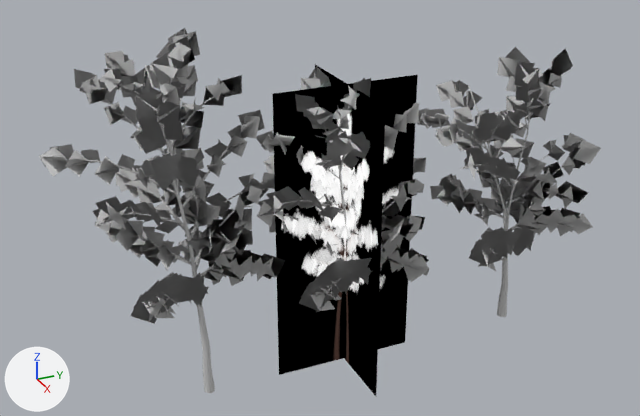
A saved change to the Blender file GameLabGame/Assets/Models/Trees.blend.
Camera for both pictures: a 50 mm camera at (15.93, -8.2, 11.92) aimed at (-0.31, -0.89, 3.8). The axes (+X, +Y, +Z) are drawn at lower left. The lights are the same throughout. The first picture is the older version.
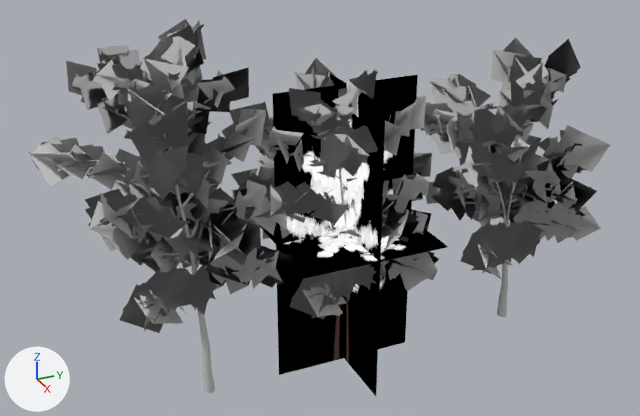
Changed parts and their boxes [x1, y1, x2, y2] in the pictures (640 x 416 px):
'Mesh_0.002', reshaped (8% wider, 6% taller): before [39, 28, 285, 324]; after [29, 19, 295, 333]
'Plane', reshaped (31% wider): before [273, 65, 418, 396]; after [258, 72, 448, 396]
'Mesh_0.001', reshaped (8% taller): before [417, 47, 601, 271]; after [420, 37, 611, 279]
'Mesh_0', reshaped (9% wider, 6% taller): before [257, 66, 430, 313]; after [251, 58, 439, 320]
part 4 of me_plane, added: after [258, 224, 448, 278]

The change, as a diff of the scene's bpy script:
```diff
--- a/GameLabGame/Assets/Models/Trees.blend.py
+++ b/GameLabGame/Assets/Models/Trees.blend.py
@@ me_mesh_0 @@
 # used by ob_mesh_0; parent = ob_branch_1_2; location = (0.0, 0.0, 0.0)
-me_mesh_0.from_pydata(...)  # 1620 vertices, 768 faces; spans x -2.05..1.89, y -2.8..1.91, z 1.95..6.87
+me_mesh_0.from_pydata(...)  # 1620 vertices, 768 faces; spans x -2.21..2.08, y -2.97..2.07, z 1.78..7.03
+# me_mesh_0 part 1: 1620 of 1620 vertices moved; they spanned x -2.05..1.89, y -2.8..1.91, z 1.95..6.87 and now span x -2.21..2.08, y -2.97..2.07, z 1.78..7.03; mean shift (0.0, 0.0, 0.0)
 me_mesh_0.materials.append(mat_material_0)
@@ me_mesh_0_001 @@
 # used by ob_mesh_0_001; parent = ob_branch_1_001; location = (0.0, 0.0, 0.0)
-me_mesh_0_001.from_pydata(...)  # 1614 vertices, 768 faces; spans x -194.0..190.0, y -270.0..239.0, z 201.0..692.0
+me_mesh_0_001.from_pydata(...)  # 1614 vertices, 768 faces; spans x -206.0..209.0, y -286.0..261.0, z 183.0..712.0
+# me_mesh_0_001 part 2: 1614 of 1614 vertices moved; they spanned x -194.0..190.0, y -270.0..239.0, z 201.0..692.0 and now span x -206.0..209.0, y -286.0..261.0, z 183.0..712.0; mean shift (0.0, 0.0, 0.0)
 me_mesh_0_001.materials.append(mat_material_0_001)
@@ me_mesh_0_002 @@
 # used by ob_mesh_0_002; parent = ob_branch_1_003; location = (0.0, 0.0, 0.0)
-me_mesh_0_002.from_pydata(...)  # 1756 vertices, 832 faces; spans x -222.0..208.0, y -293.0..204.0, z 256.0..804.0
+me_mesh_0_002.from_pydata(...)  # 1756 vertices, 832 faces; spans x -235.0..219.0, y -312.0..220.0, z 239.0..824.0
+# me_mesh_0_002 part 3: 1756 of 1756 vertices moved; they spanned x -222.0..208.0, y -293.0..204.0, z 256.0..804.0 and now span x -235.0..219.0, y -312.0..220.0, z 239.0..824.0; mean shift (0.0, 0.0, 0.0)
 me_mesh_0_002.materials.append(mat_material_0_002)
@@ me_plane @@
 # used by ob_plane; location = (0.0, 0.0, 0.92); rotation_euler = (0.0, 1.571, 0.0), in degrees (0, 90, 0)
 # verts and faces of me_plane; kept vertices keep their numbers, new ones are numbered from 8
-me_plane.from_pydata(...)  # 8 vertices, 2 faces; spans x -5.73..1.0, y -2.06..1.25, z -1.66..1.66
+me_plane.from_pydata(...)  # 12 vertices, 3 faces; spans x -5.73..1.0, y -2.06..1.25, z -1.66..1.66
+# me_plane part 4
+verts[8] = (-2.37, -2.06, 1.62)  # pixel (305, 278)
+verts[9] = (-2.37, -2.06, -1.62)
+verts[10] = (-2.37, 1.25, 1.62)  # pixel (448, 247)
+verts[11] = (-2.37, 1.25, -1.62)
+faces += [(8, 9, 11, 10)]
 me_plane.materials.append(mat_material_001)
```
